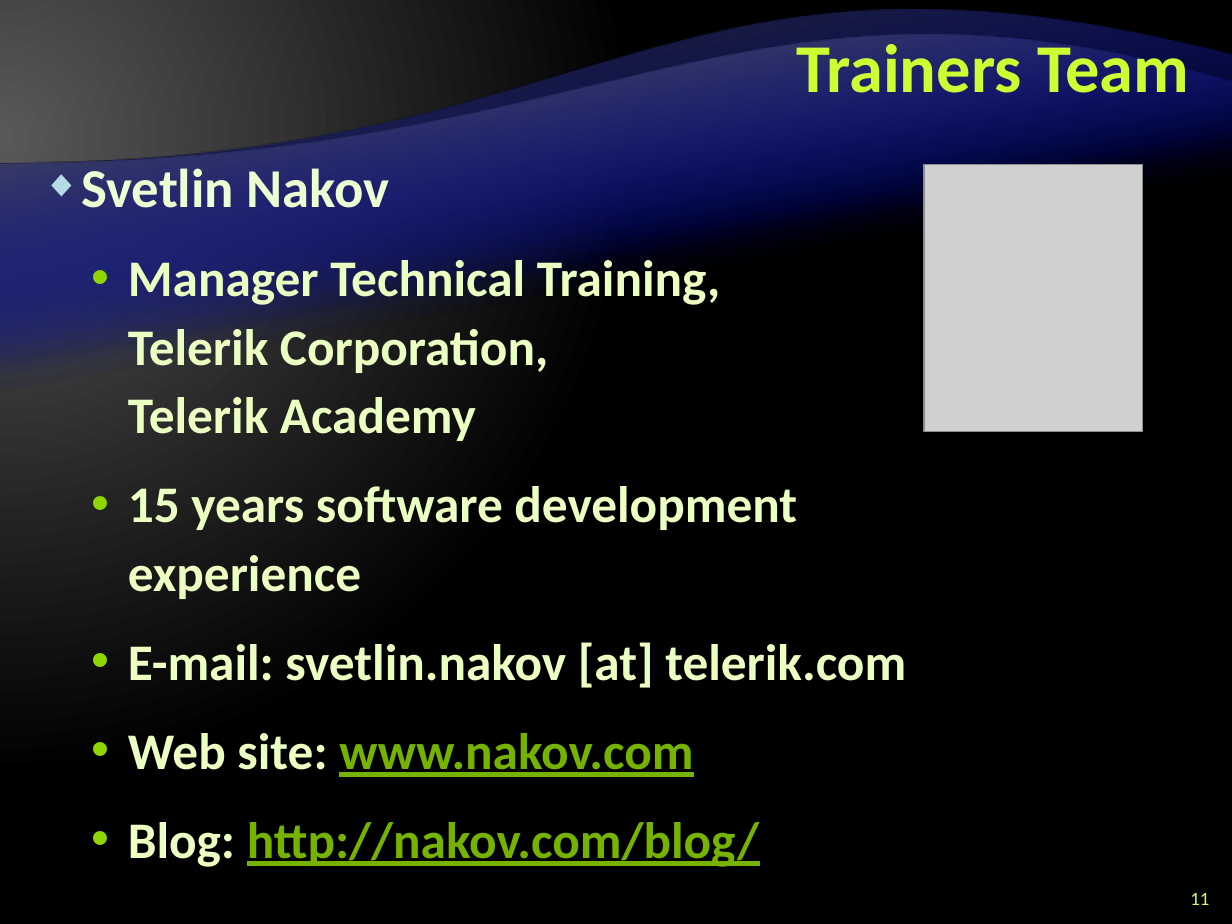
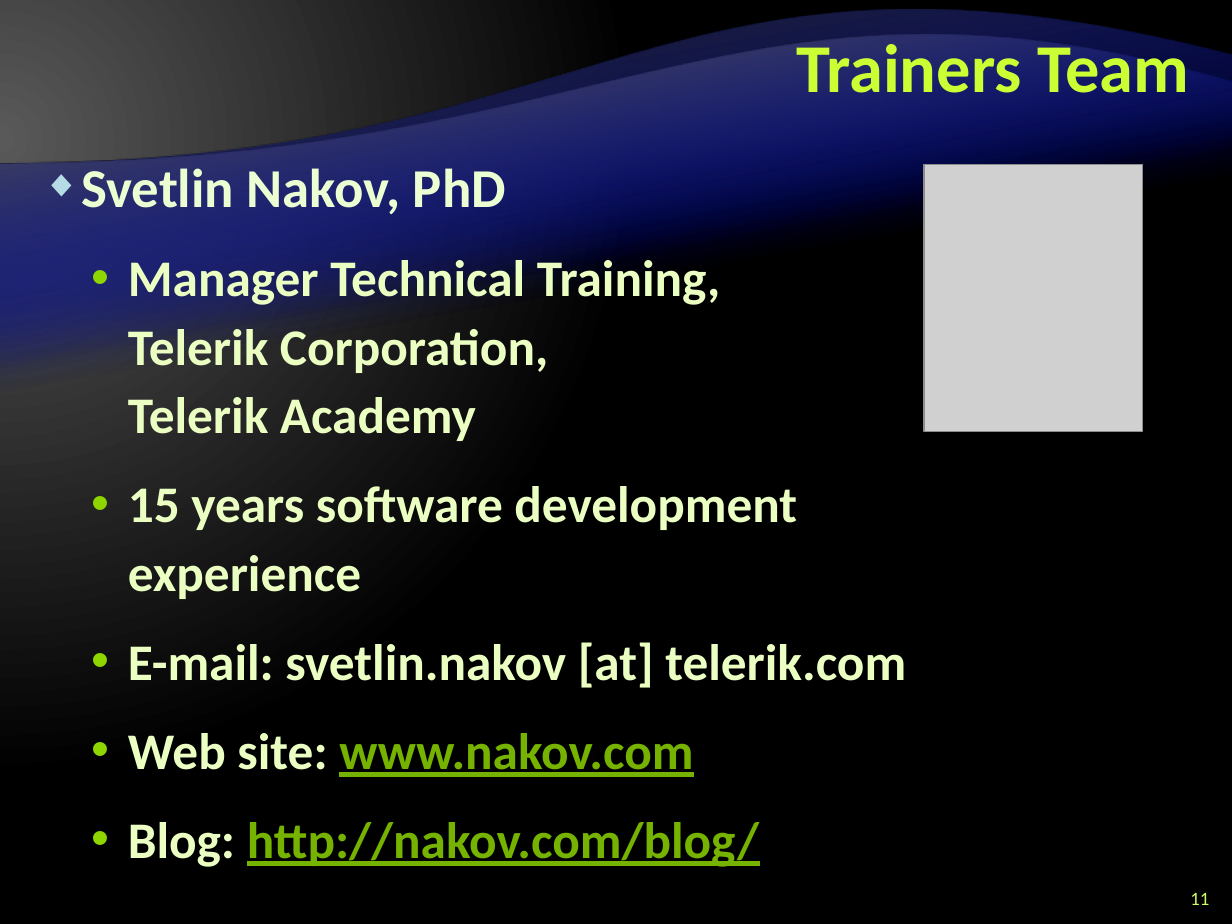
Before and after one commit to Graveheart/aspnetcourse, a slide deck: slide 11 of 2010/lectures/0. Course Introduction.pptx. Drawn at 1232x924 pixels with LibreOffice and Linux fonts; fonts in the diff are those of the drawing; grey boxes stand for pictures; background and template pictures are left out. Boxes give left, top, right and bottom in pixels: in the first picture for what was removed or moved away, otherwise in the second. Text is boxed around its words. In the diff, an @@ line names an element or a change of style, - is before the commit and + after.

```diff
--- a/2010/lectures/0. Course Introduction.pptx
+++ b/2010/lectures/0. Course Introduction.pptx
@@ text at bbox=[81, 168, 506, 214]: text changed @@
-◆ Svetlin Nakov
+◆ Svetlin Nakov, PhD
```
Also in this commit, not shown: 2 other slides changed, 5 slides removed.
